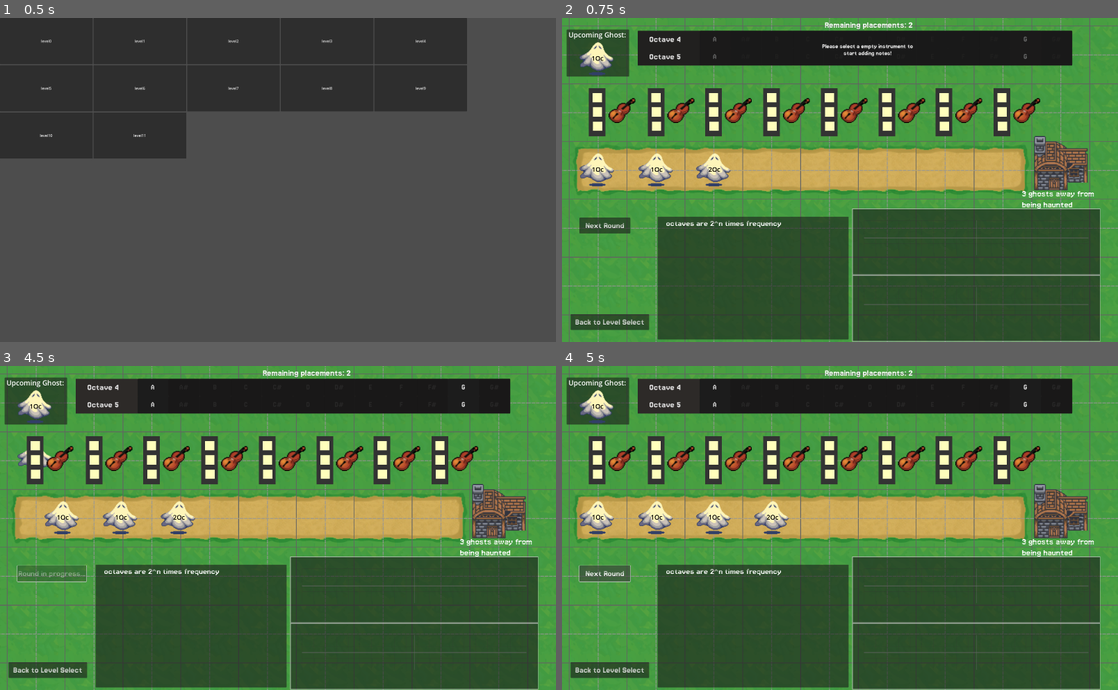
Above: before the commit, frames 1-4 (two rows, left to right).
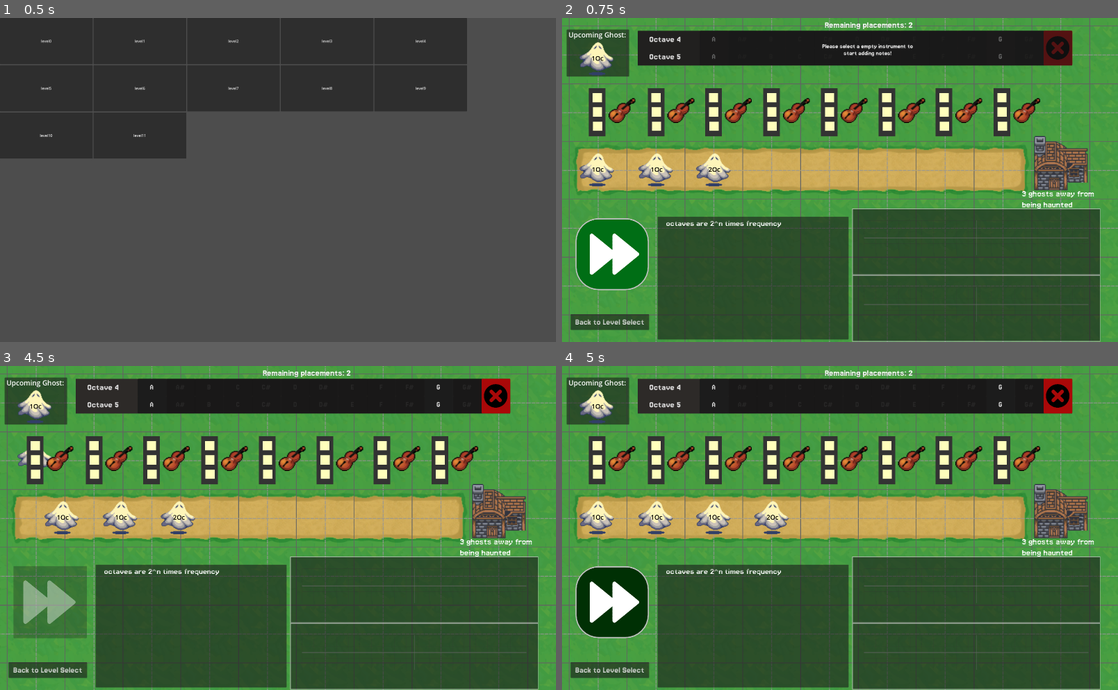
Above: after the commit, the same moments.

Repository: levyy7/Phantom-Frequencies
Game: Godot game, scene res://main_scene.tscn
Same seed, same stepped clock (60 frames per second), same inputs: the game is played once before the commit and once after it.
Inputs (mouse positions are in pixels of both pictures, inside the frame that each line leads up to; where the layout moved, square brackets give the same spot in the first picture):
- Up to frame 1 (0.5 s): no input
- Up to frame 2 (0.75 s): click "level1" at 0.5 s
- Up to frame 3 (4.5 s): click "A" at 1.25 s; click "G" at 2 s; click "A" at 2.75 s; click "G" at 3.5 s; click (50, 602) [44, 573] at 4.25 s
- Up to frame 4 (5 s): no input

Frame 1 is identical in both runs. In frame 2, 3.2% of the frame differs, in the area x 2-92%, y 3-85%; in frame 3, 3.0%; in frame 4, 3.3%.

Commit message:
updated_play + delete

Diff:
--- a/action_overlay.gd
+++ b/action_overlay.gd
@@ -15,16 +15,20 @@
 	label.text = text2
 
 
-func current_slot_updated(slot: TowerSlot, moves_remaining: int) -> void:
+func current_slot_updated(slot: TowerSlot, moves_remaining: int, usedSlotsRound: Array[TowerSlot]) -> void:
+	print("AAAAAAAAA")
+	print(slot)
 	self.current_slot = slot
 	if slot == null:
 		self.visible = true
 		label.text=text2
 	else:
-		moves_remaining_updated(moves_remaining)
+		moves_remaining_updated(moves_remaining, usedSlotsRound)
 
-func moves_remaining_updated(moves_remaining: int) -> void:
-	if moves_remaining == 0 and (not self.current_slot.has_shooter()):
+func moves_remaining_updated(moves_remaining: int, usedSlotsRound: Array[TowerSlot]) -> void:
+	print(current_slot)
+	print(usedSlotsRound)
+	if moves_remaining == 0 and not (current_slot in usedSlotsRound):
 		self.visible = true
 		label.text=text1
 	else:
--- a/main_scene.gd
+++ b/main_scene.gd
@@ -54,14 +54,14 @@
 
 func play_one_round():
 	# reset the enemy's bullet
-	$"UI frame/TowerUI/Action_overlay".moves_remaining_updated(moves_remaining)
+	$"UI frame/TowerUI/Action_overlay".moves_remaining_updated(moves_remaining, [] as Array[TowerSlot])
 	var next_round_button := $"UI frame/NextRoundButton" as Button
 	var tile_manager := $Map/TileManager as TileManager
 	print("Playing one round", "moves remaining ", moves_remaining)
 
 	# TODO: change the button logic to be inside a script in button
 	next_round_button.disabled = true
-	next_round_button.text = "Round in progress..."
+	#next_round_button.text = "Round in progress..."
 
 
 	tile_manager.end_turn()
@@ -72,9 +72,11 @@
 	print("Turn finished")
 
 	next_round_button.disabled = false
-	next_round_button.text = "Next Round"
+	#next_round_button.text = "Next Round"
 
+	get_node("UI frame/TowerUI").usedSlotsRound = [] as Array[TowerSlot]
 	moves_remaining = 2
+	$"UI frame/TowerUI/Action_overlay".moves_remaining_updated(moves_remaining, [] as Array[TowerSlot])
 
 func checkWinLoseCriteria():
 	var enemyCount = $Map/TileManager.enemyCount()
--- a/main_scene.tscn
+++ b/main_scene.tscn
@@ -1,11 +1,14 @@
-[gd_scene load_steps=11 format=3 uid="uid://c5xwbhovlmtqx"]
+[gd_scene load_steps=14 format=3 uid="uid://c5xwbhovlmtqx"]
 
 [ext_resource type="Script" path="res://main_scene.gd" id="1_b5ekj"]
 [ext_resource type="FontFile" uid="uid://oqvx1mhe8hka" path="res://Jersey15-Regular.ttf" id="2_cdbx5"]
 [ext_resource type="PackedScene" uid="uid://cft7qi5lqej8p" path="res://map/Map8.tscn" id="3_4x4u7"]
 [ext_resource type="PackedScene" uid="uid://b67t084jvaek4" path="res://ui/TowerUI.tscn" id="3_u5air"]
 [ext_resource type="PackedScene" uid="uid://bmnvyryt3yep8" path="res://visualization_pane/v_box_container.tscn" id="3_yt8cq"]
-[ext_resource type="Theme" path="res://default_theme.tres" id="6_63vm8"]
+[ext_resource type="Texture2D" uid="uid://bidyrpnlwswjj" path="res://assets/next.png" id="4_acbbv"]
+[ext_resource type="StyleBox" uid="uid://o8rfxde0hx1a" path="res://public/play_button_hover.tres" id="5_w45ix"]
+[ext_resource type="Theme" uid="uid://duhs1xsrhsft5" path="res://default_theme.tres" id="6_63vm8"]
+[ext_resource type="StyleBox" uid="uid://dbx7nphu7x744" path="res://public/play_button_def.tres" id="7_oq7q4"]
 [ext_resource type="Texture2D" uid="uid://ctjqhs3rebidf" path="res://assets/house.png" id="8_g7d3c"]
 
 [sub_resource type="Theme" id="Theme_ei74i"]
@@ -58,12 +61,16 @@
 [node name="NextRoundButton" type="Button" parent="UI frame"]
 process_mode = 3
 layout_mode = 0
-offset_left = 47.0
-offset_top = 19.0
-offset_right = 267.0
-offset_bottom = 87.0
+offset_left = 30.0
+offset_top = 21.0
+offset_right = 347.0
+offset_bottom = 332.0
+focus_mode = 0
 theme_override_font_sizes/font_size = 40
-text = "Next Round"
+theme_override_icons/icon = ExtResource("4_acbbv")
+theme_override_styles/hover = ExtResource("5_w45ix")
+theme_override_styles/normal = ExtResource("7_oq7q4")
+expand_icon = true
 
 [node name="VBoxContainer" parent="UI frame" instance=ExtResource("3_yt8cq")]
 layout_mode = 0
--- /dev/null
+++ b/public/play_button_def.tres
@@ -0,0 +1,14 @@
+[gd_resource type="StyleBoxFlat" format=3 uid="uid://dbx7nphu7x744"]
+
+[resource]
+content_margin_left = 25.0
+bg_color = Color(0, 0.429938, 0.0847319, 1)
+border_width_left = 5
+border_width_top = 5
+border_width_right = 5
+border_width_bottom = 5
+border_color = Color(0.753984, 0.753984, 0.753984, 1)
+corner_radius_top_left = 100
+corner_radius_top_right = 100
+corner_radius_bottom_right = 100
+corner_radius_bottom_left = 100
--- /dev/null
+++ b/public/play_button_hover.tres
@@ -0,0 +1,14 @@
+[gd_resource type="StyleBoxFlat" format=3 uid="uid://o8rfxde0hx1a"]
+
+[resource]
+content_margin_left = 25.0
+bg_color = Color(1.77482e-07, 0.189044, 0.015287, 1)
+border_width_left = 5
+border_width_top = 5
+border_width_right = 5
+border_width_bottom = 5
+border_color = Color(0.753984, 0.753984, 0.753984, 1)
+corner_radius_top_left = 100
+corner_radius_top_right = 100
+corner_radius_bottom_right = 100
+corner_radius_bottom_left = 100
--- /dev/null
+++ b/public/play_button_press.tres
@@ -0,0 +1,14 @@
+[gd_resource type="StyleBoxFlat" format=3 uid="uid://btn76fngmj65"]
+
+[resource]
+content_margin_left = 25.0
+bg_color = Color(0, 0.772549, 0.160784, 1)
+border_width_left = 5
+border_width_top = 5
+border_width_right = 5
+border_width_bottom = 5
+border_color = Color(0.753984, 0.753984, 0.753984, 1)
+corner_radius_top_left = 100
+corner_radius_top_right = 100
+corner_radius_bottom_right = 100
+corner_radius_bottom_left = 100
--- a/ui/TowerChangePanel.gd
+++ b/ui/TowerChangePanel.gd
@@ -11,10 +11,10 @@
 func _ready() -> void:
 	pass
 
-func createButtons(notes: Array[String], enabled_notes: Array[String]) -> Array[NoteButton]:
+func createNoteButtons(notes: Array[String], enabled_notes: Array[String]) -> Array[NoteButton]:
 	var container_width = $NoteButtonsContainer.size.x
 	var container_height = $NoteButtonsContainer.size.y
-	var button_width = container_width / 12
+	var button_width = container_width / (notes.size() + 1)
 	var note_buttons: Array[NoteButton] = []
 
 	var row = 0
@@ -42,6 +42,45 @@
 		row += 1
 
 	return note_buttons
+
+
+func createDeleteButton(notes: Array[String]) -> Button:
+	var texture = load("res://assets/x-delete-button-png-15.png")
+	var container_width = $NoteButtonsContainer.size.x
+	var container_height = $NoteButtonsContainer.size.y
+	var button_width = container_width / (notes.size() + 1)
+
+	var button = Button.new()
+	button.name = "ButtonDel"
+	# Center vertically at 17 pixels from top
+	# Horizontally space based on fraction of container width
+	button.set_position(Vector2(button_width * 12, 0))
+	button.set_size(Vector2(button_width, container_height))
+
+	button.disabled = false
+
+	var new_style_normal = button.get_theme_stylebox("normal").duplicate()
+	new_style_normal.bg_color = Color(0.671, 0.031, 0.031)
+	var new_style_pressed = button.get_theme_stylebox("pressed").duplicate()
+	new_style_pressed.bg_color = Color(0.51, 0.004, 0.004)
+	var new_style_hover = button.get_theme_stylebox("hover").duplicate()
+	new_style_hover.bg_color = Color(0.82, 0.012, 0.012)
+
+	button.add_theme_stylebox_override("normal",new_style_normal)
+	button.add_theme_stylebox_override("pressed", new_style_pressed)
+	button.add_theme_stylebox_override("hover", new_style_hover)
+
+
+	button.icon = texture
+	button.icon_alignment = HORIZONTAL_ALIGNMENT_CENTER
+	button.vertical_icon_alignment = VERTICAL_ALIGNMENT_CENTER
+	button.expand_icon = true
+
+	button.focus_mode = Control.FOCUS_NONE
+
+	$NoteButtonsContainer.add_child(button)
+
+	return button
 
 func start_glows() -> void:
 	print("Starting glows")
--- a/ui/TowerUI.tscn
+++ b/ui/TowerUI.tscn
@@ -12,7 +12,7 @@
 bg_color = Color(0, 0.705882, 0, 1)
 
 [sub_resource type="StyleBoxFlat" id="StyleBoxFlat_w5ulo"]
-bg_color = Color(0.772549, 0, 0, 1)
+bg_color = Color(1, 0, 0, 1)
 
 [sub_resource type="StyleBoxFlat" id="StyleBoxFlat_pyfms"]
 bg_color = Color(0.846968, 1.54018e-06, 0.502327, 0)
--- a/ui/tower_ui.gd
+++ b/ui/tower_ui.gd
@@ -6,23 +6,30 @@
 	set(new_slot):
 		print("Setting new slot")
 		_currentSlot = new_slot
-		$Action_overlay.current_slot_updated(_currentSlot, mainScene.moves_remaining)
+		$Action_overlay.current_slot_updated(_currentSlot, mainScene.moves_remaining, usedSlotsRound)
 
 var _currentTower: Shooter = null
 var _changeButtons = []
+var _deleteButton: Button = null
 
 var octave_offset: int = 0
+var usedSlotsRound: Array[TowerSlot] = []
 @onready var infoPanel = $"PanelContainer/Information Panel"
 @onready var mainScene = get_tree().get_root().get_node("MainScene")
 @onready var towerChangePanel: TowerChangePanel = $"NoteSelectorPanel"
 
 
 func initializeNoteButtons(notes: Array[String], enabled_notes: Array[String]) -> void:
-	var buttons = towerChangePanel.createButtons(notes, enabled_notes)
-	_changeButtons = buttons
+	var noteButtons = towerChangePanel.createNoteButtons(notes, enabled_notes)
+	_changeButtons = noteButtons
 
-	for button in buttons:
+	var deleteButton = towerChangePanel.createDeleteButton(notes)
+	_deleteButton = deleteButton
+
+	for button in noteButtons:
 		button.pressed.connect(_on_change_button_pressed.bind(button))
+
+	deleteButton.pressed.connect(_on_delete_button_pressed.bind())
 
 func _ready() -> void:
 	pass
@@ -71,7 +78,6 @@
 	for button in _changeButtons:
 		button.button_pressed = false
 
-
 # returns if out of moves
 func _on_change_button_pressed(pressed_button):
 	towerChangePanel.stop_glows()
@@ -83,19 +89,32 @@
 	if _currentSlot != null:
 		var note: Note = towerChangePanel.toNote(pressed_button)
 
-		if _currentTower != null:
-			_currentSlot.update_frequency(note)
-		else:
+		if _currentTower == null:
 			if (mainScene.moves_remaining == 0):
 				print("out of moves for this round")
 				return
 			mainScene.moves_remaining -= 1
-			$Action_overlay.moves_remaining_updated(mainScene.moves_remaining)
+			usedSlotsRound.append(_currentSlot)
+			$Action_overlay.current_slot_updated(_currentSlot, mainScene.moves_remaining, usedSlotsRound)
 			_currentSlot.add_shooter(note)
 			_currentTower = _currentSlot.current_shooter
+			print(usedSlotsRound)
 			assert(_currentTower != null)
+		else:
+			if not _currentSlot in usedSlotsRound:
+				if (mainScene.moves_remaining == 0):
+					print("out of moves for this round")
+					return
+				mainScene.moves_remaining -= 1
+				usedSlotsRound.append(_currentSlot)
+				$Action_overlay.current_slot_updated(_currentSlot, mainScene.moves_remaining, usedSlotsRound)
+				_currentSlot.add_shooter(note)
+
+			_currentSlot.update_frequency(note)
+
 		load_tower_info(_currentTower)
 		_currentTower.find_parent("TowerSlots")._on_hovered()
+
 	else:
 		print("No slot selected!")
 
@@ -107,6 +126,11 @@
 
 func _on_delete_button_pressed():
 	if (_currentTower != null):
+		if _currentSlot in usedSlotsRound:
+			mainScene.moves_remaining += 1
+			usedSlotsRound.erase(_currentSlot)
+			$Action_overlay.current_slot_updated(_currentSlot, mainScene.moves_remaining, usedSlotsRound)
+
 		_currentSlot.remove_shooter()
 		_currentTower = null
 		load_default_info()
Binary file added: assets/next.png
Not shown, added: assets/next.png.import
Binary file added: assets/transparent-hd-fast-forward-white-icon-701751695034999j8v4ncpcwe.png
Not shown, added: assets/transparent-hd-fast-forward-white-icon-701751695034999j8v4ncpcwe.png.import
Binary file added: assets/x-delete-button-png-15.png
Not shown, added: assets/x-delete-button-png-15.png.import
Not shown, added: public/index.apple-touch-icon.png.import
Not shown, added: public/index.icon.png.import
Not shown, added: public/index.png.import
Not shown: 1 places in ui/TowerUI.tscn that only renumber resources
